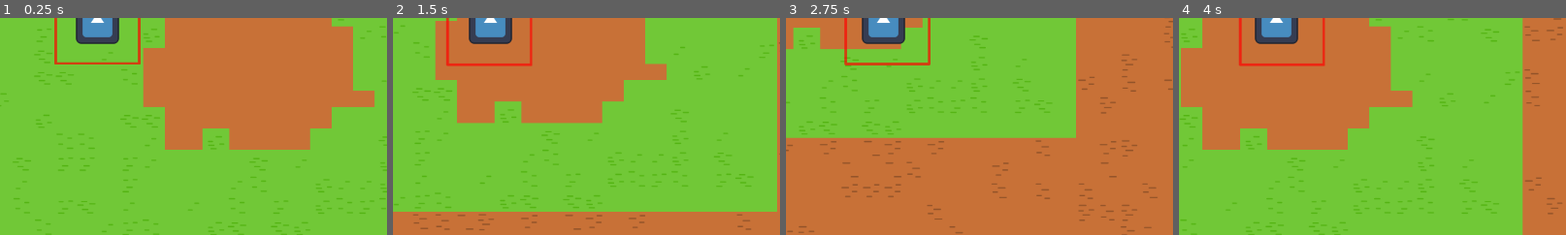
Above: before the commit, frames 1-4 (left to right).
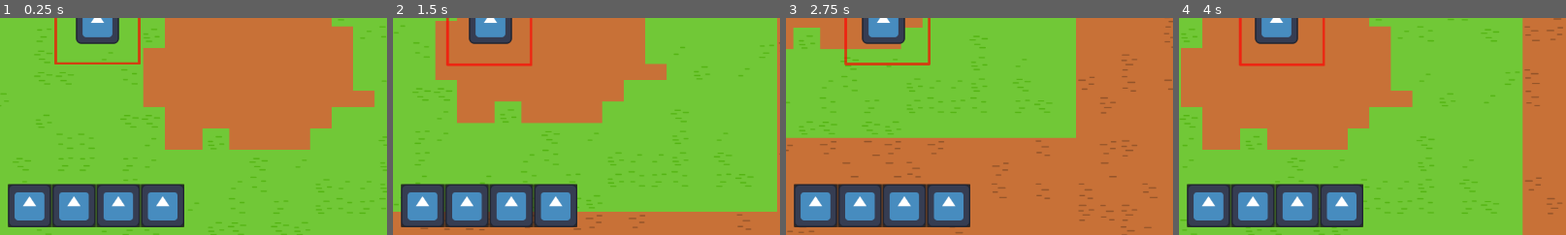
Above: after the commit, the same moments.

Repository: Gandalorian/FarmSim
Game: Godot game, scene res://scenes/world.tscn
The game is run twice, just before and just after one commit, with the same random seed, the same clock (stepped at 60 frames per second) and the same inputs. The engine's default icon, where the game draws it, is replaced by a stand-in: a white triangle on a blue panel in a dark square.
Inputs (mouse positions are % of the whole screen's width and height, from its top left):
- Up to frame 1 (0.25 s): no input
- Up to frame 2 (1.5 s): tap Enter at 0.5 s; move the mouse to (72, 45) at 0.52 s; hold D (RIGHT) 0.53-1.28 s; right-click (72, 45) at 0.6 s; move the mouse to (30, 55) at 1.27 s; hold S (DOWN) from 1.28 s (still down); tap 1 (ACTION_SLOT_1) at 1.35 s
- Up to frame 3 (2.75 s): right-click (30, 55) at 1.55 s; move the mouse to (60, 28) at 2.02 s; release S (DOWN) at 2.03 s; hold D (RIGHT) from 2.03 s (still down); tap 2 (ACTION_SLOT_2) at 2.1 s; right-click (60, 28) at 2.3 s
- Up to frame 4 (4 s): move the mouse to (45, 70) at 2.77 s; release D (RIGHT) at 2.78 s; hold W (UP) 2.78-3.53 s; tap 3 (ACTION_SLOT_3) at 2.85 s; right-click (45, 70) at 3.05 s; move the mouse to (80, 65) at 3.52 s; hold A (LEFT) from 3.53 s (still down); tap 4 (ACTION_SLOT_4) at 3.6 s; right-click (80, 65) at 3.8 s
The pictures show only the part of the screen within x 37-87%, y 49-99%; the shares and areas given below are measured in that part.

The runs differ from the first frame. In frame 1, 9.2% of the frame differs, in the area x 2-48%, y 76-97%; in frame 2, 9.2%; in frame 3, 9.2%; in frame 4, 9.2%.
Error before the commit: Invalid access to property or key '0' on a base object of type 'RefCounted (Inventory)'. (res://scripts/world.gd:18)
Error after the commit: Invalid access to property or key '0' on a base object of type 'RefCounted (Inventory)'. (res://scripts/world.gd:28)

Commit message:
Action bar

Diff:
--- a/project.godot
+++ b/project.godot
@@ -82,6 +82,11 @@
 "events": [Object(InputEventMouseButton,"resource_local_to_scene":false,"resource_name":"","device":-1,"window_id":0,"a …(253 unchanged characters)…
 ]
 }
+CLICK_RIGHT={
+"deadzone": 0.5,
+"events": [Object(InputEventMouseButton,"resource_local_to_scene":false,"resource_name":"","device":-1,"window_id":0,"alt_pressed":false,"shift_pressed":false,"ctrl_pressed":false,"meta_pressed":false,"button_mask":0,"position":Vector2(0, 0),"global_position":Vector2(0, 0),"factor":1.0,"button_index":2,"canceled":false,"pressed":false,"double_click":false,"script":null)
+]
+}
 ACTION_SLOT_1={
 "deadzone": 0.5,
 "events": [Object(InputEventKey,"resource_local_to_scene":false,"resource_name":"","device":-1,"window_id":0,"alt_pressed":false,"shift_pressed":false,"ctrl_pressed":false,"meta_pressed":false,"pressed":false,"keycode":0,"physical_keycode":49,"key_label":0,"unicode":49,"echo":false,"script":null)
--- /dev/null
+++ b/scenes/action_bar.tscn
@@ -0,0 +1,45 @@
+[gd_scene load_steps=2 format=3 uid="uid://p0svome4w4c2"]
+
+[ext_resource type="Texture2D" uid="uid://cbv6350sgf4sm" path="res://icon.svg" id="1_voolk"]
+
+[node name="Action Bar" type="PanelContainer"]
+anchors_preset = -1
+anchor_top = -0.023
+anchor_right = 0.457
+anchor_bottom = 0.174
+offset_top = -0.0959988
+offset_right = 0.536011
+offset_bottom = 0.247993
+grow_horizontal = 2
+grow_vertical = 2
+
+[node name="HBoxContainer" type="HBoxContainer" parent="."]
+layout_mode = 2
+
+[node name="Action Slot 1" type="PanelContainer" parent="HBoxContainer"]
+layout_mode = 2
+
+[node name="Image" type="TextureRect" parent="HBoxContainer/Action Slot 1"]
+layout_mode = 2
+texture = ExtResource("1_voolk")
+
+[node name="Action Slot 2" type="PanelContainer" parent="HBoxContainer"]
+layout_mode = 2
+
+[node name="Image" type="TextureRect" parent="HBoxContainer/Action Slot 2"]
+layout_mode = 2
+texture = ExtResource("1_voolk")
+
+[node name="Action Slot 3" type="PanelContainer" parent="HBoxContainer"]
+layout_mode = 2
+
+[node name="Image" type="TextureRect" parent="HBoxContainer/Action Slot 3"]
+layout_mode = 2
+texture = ExtResource("1_voolk")
+
+[node name="Action Slot 4" type="PanelContainer" parent="HBoxContainer"]
+layout_mode = 2
+
+[node name="Image" type="TextureRect" parent="HBoxContainer/Action Slot 4"]
+layout_mode = 2
+texture = ExtResource("1_voolk")
--- /dev/null
+++ b/scenes/item_slot.tscn
@@ -0,0 +1,9 @@
+[gd_scene load_steps=2 format=3 uid="uid://c3f462me0raw3"]
+
+[ext_resource type="Texture2D" uid="uid://cbv6350sgf4sm" path="res://icon.svg" id="1_p3nxl"]
+
+[node name="Action Slot 1" type="PanelContainer"]
+
+[node name="Image" type="TextureRect" parent="."]
+layout_mode = 2
+texture = ExtResource("1_p3nxl")
--- a/scenes/world.tscn
+++ b/scenes/world.tscn
@@ -1,8 +1,9 @@
-[gd_scene load_steps=4 format=3 uid="uid://buqv46misrxed"]
+[gd_scene load_steps=5 format=3 uid="uid://buqv46misrxed"]
 
 [ext_resource type="Script" path="res://scripts/world.gd" id="1_s4nf4"]
 [ext_resource type="TileSet" uid="uid://bi8obue1j0mcc" path="res://tiles/tileset.tres" id="1_wfaui"]
 [ext_resource type="PackedScene" uid="uid://cxjh20manxmfw" path="res://player/player.tscn" id="2_lih03"]
+[ext_resource type="PackedScene" uid="uid://p0svome4w4c2" path="res://scenes/action_bar.tscn" id="4_e54y8"]
 
 [node name="World" type="Node2D"]
 script = ExtResource("1_s4nf4")
@@ -21,3 +22,9 @@
 world = NodePath("..")
 
 [node name="Camera2D" type="Camera2D" parent="Player"]
+
+[node name="Action Bar" parent="Player" instance=ExtResource("4_e54y8")]
+offset_left = -266.0
+offset_top = 482.0
+offset_right = 258.0
+offset_bottom = 610.0
--- a/scripts/world.gd
+++ b/scripts/world.gd
@@ -3,7 +3,7 @@
 @onready var tile_map = $TileMap
 @onready var player = $Player
 
-func _input(event):
+func _input(_event):
 	if Input.is_action_just_pressed("CLICK_LEFT"):
 		var mouse_pos: Vector2 = get_global_mouse_position()
 
@@ -14,6 +14,16 @@
 		if tile_data:
 			if tile_data.get_custom_data("can_be_tilled"):
 				tile_map.set_cell(2, tile_mouse_pos,0, Vector2i(0,1),)
+
+	if Input.is_action_just_pressed("CLICK_RIGHT"):
+		var mouse_pos: Vector2 = get_global_mouse_position()
+		var tile_mouse_pos: Vector2i = tile_map.local_to_map(mouse_pos)
+		var tile_data: TileData = tile_map.get_cell_tile_data(1,tile_mouse_pos)
+
+		if tile_data:
+			if tile_data.get_custom_data("can_be_untilled"):
+				tile_map.set_cell(2, tile_mouse_pos,0, Vector2i(0,1),)
+
 	if Input.is_action_just_pressed("ACTION_SLOT_1"):
 		player.current_item = player.inventory[0]
 	else: if Input.is_action_just_pressed("ACTION_SLOT_2"):
